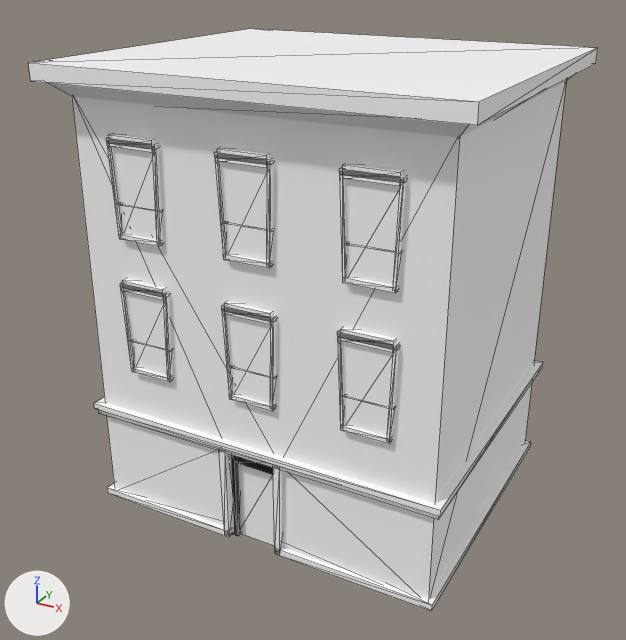
Two versions of the glTF model assets/exported/building1.gltf, one commit apart.
Before and after are seen from a camera (50 mm lens) standing at (0.639, -1.271, 0.906) and looking at (-0.013, -0.085, 0.313). Every picture has the same lights, and +X, +Y and +Z are marked at lower left. Mesh edges are drawn as thin lines. Vertices at the same position are counted once.

Objects in the first picture: 'Building1'.
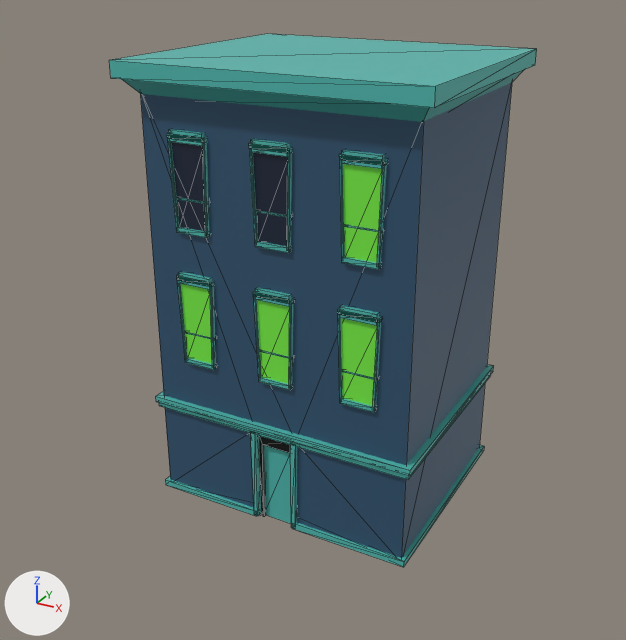
The change, as a list of edits to the scene's bpy script:
```text
Add mat_material__36:
    mat_material__36 = bpy.data.materials.new('Material #36')
    # nodes: BsdfPrincipled, Mix, OutputMaterial, VertexColor
    # colours: dark blue #325571
Add mat_material__37:
    mat_material__37 = bpy.data.materials.new('Material #37')
    # nodes: BsdfPrincipled, Mix, OutputMaterial, VertexColor
    # colours: cyan #4fb8af
Add mat_material__39:
    mat_material__39 = bpy.data.materials.new('Material #39')
    # nodes: BsdfPrincipled, Mix, OutputMaterial, VertexColor
    # colours: green #79f045
Add mat_material__38:
    mat_material__38 = bpy.data.materials.new('Material #38')
    # nodes: BsdfPrincipled, Mix, OutputMaterial, VertexColor
    # colours: dark blue #162238
Change me_building1:
    used by ob_building1; location = (0.0, -0.026, -0.006); scale = (0.961, 1.0, 0.435)
    remove me_building1.from_pydata(...)  # 418 vertices, 602 faces; spans x -0.35..0.35, y -0.32..0.27, z -0.01..1.73
    add me_building1.from_pydata(...)  # 410 vertices, 590 faces; spans x -0.35..0.35, y -0.32..0.27, z 0.0..1.73
    me_building1 part 1: 44 faces spanning x -0.31..0.31, y -0.27..0.23, z 0.0..1.62 switch from mat_defaultmaterial to mat_material__36
    me_building1 part 2: 534 faces spanning x -0.35..0.35, y -0.32..0.27, z 0.0..1.73 switch from mat_defaultmaterial to mat_material__37
    me_building1 part 3: 4 faces spanning x -0.24..0.04, y -0.28, z 1.14..1.47 switch from mat_defaultmaterial to mat_material__38
    me_building1 part 4: 8 faces spanning x -0.24..0.24, y -0.28, z 0.62..1.47 switch from mat_defaultmaterial to mat_material__39
Change ob_building1:
    ob_building1.scale: (0.961, 1.0, 0.435) -> (0.728, 0.752, 0.435)
```

What differs and where, as boxes (x1, y1, x2, y2) in the pictures (626 x 640 px):
'Building1', reshaped, rescaled (25% narrower, 8% shorter)
    before: (28, 29, 598, 611)
    after: (109, 34, 537, 567)
part 1 of me_building1, recoloured
    before: (72, 81, 566, 600)
    after: (140, 82, 512, 558)
part 2 of me_building1, recoloured (white to cyan)
    before: (28, 29, 598, 611)
    after: (109, 34, 537, 567)
part 3 of me_building1, recoloured
    before: (112, 147, 267, 261)
    after: (171, 142, 288, 246)
part 4 of me_building1, recoloured
    before: (126, 179, 400, 436)
    after: (181, 164, 382, 406)
